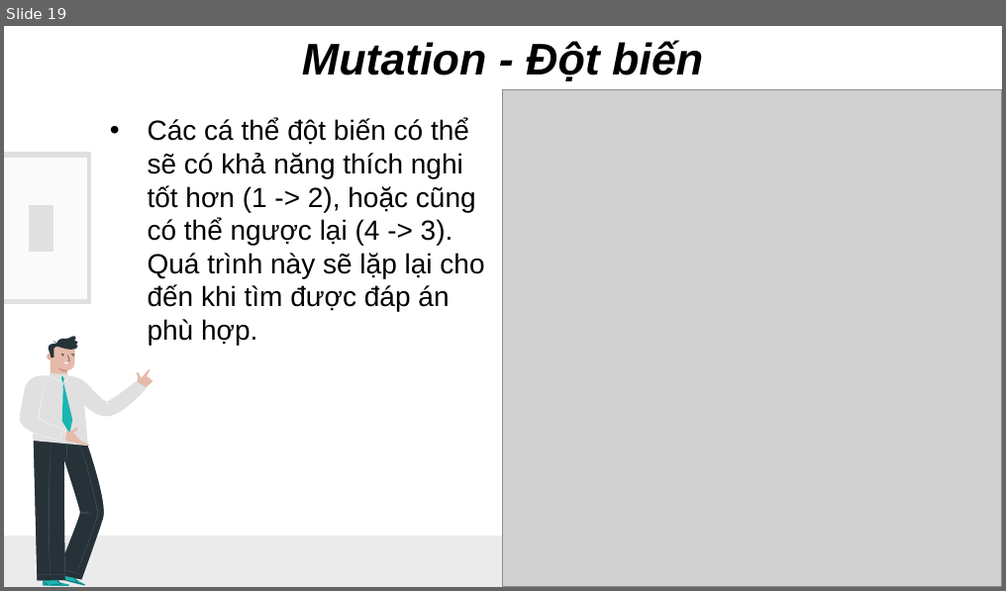
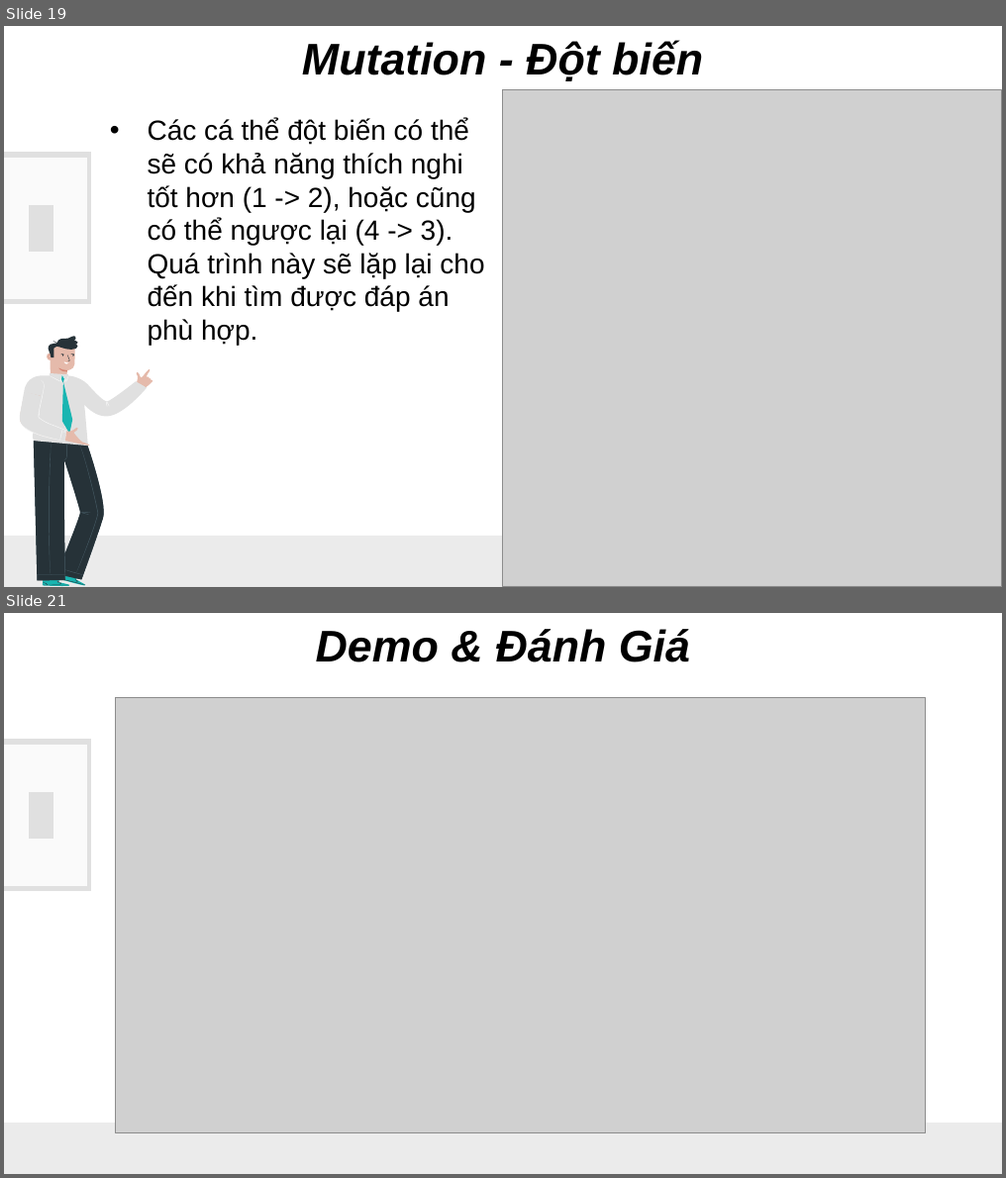
Before and after one commit to TooCuteToo/GiaiThuatTienHoa, a slide deck: ThuatTienHoa_I.pptx. Shown one above the other, each under a label of ours: slide 19 before the commit, slides 19 and 21 after it; the slides between them are not shown. The pictures are 1006x591 and 1006x1178 pixels, drawn with LibreOffice and Linux fonts; fonts in the diff are those of the drawing; grey boxes stand for pictures. Boxes give left, top, right and bottom in pixels: in the first picture for what was removed or moved away, otherwise in the second. Text is boxed around its words. In the diff, an @@ line names an element or a change of style, - is before the commit and + after.

```diff
--- a/ThuatTienHoa_I.pptx
+++ b/ThuatTienHoa_I.pptx
@@ slide 21 added at (4, 613, 1002, 1174), background #FFFFFF; not listed: 4 template elements that a slide beside it also shows @@
@@ text added at (316, 629, 690, 663), 32 pt, text #000000, bold, italic @@
+Demo & Đánh Giá
@@ picture added at (115, 698, 925, 1133) @@
```
Also in this commit, not shown: 3 other slides added.
